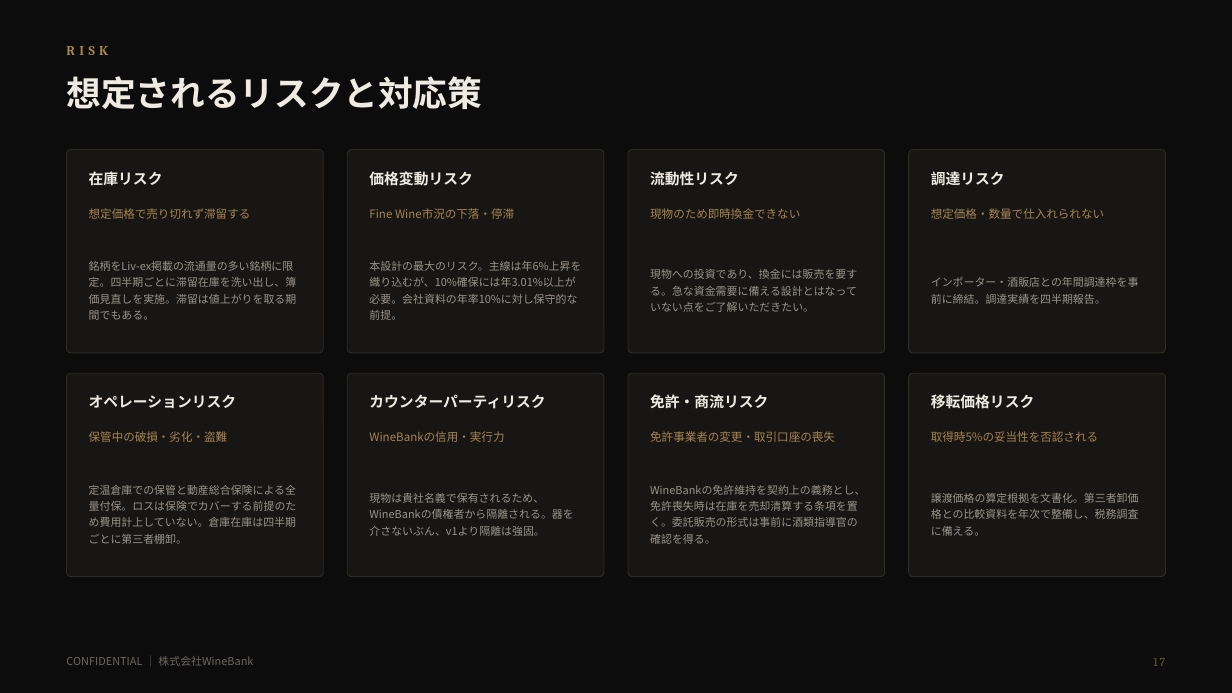
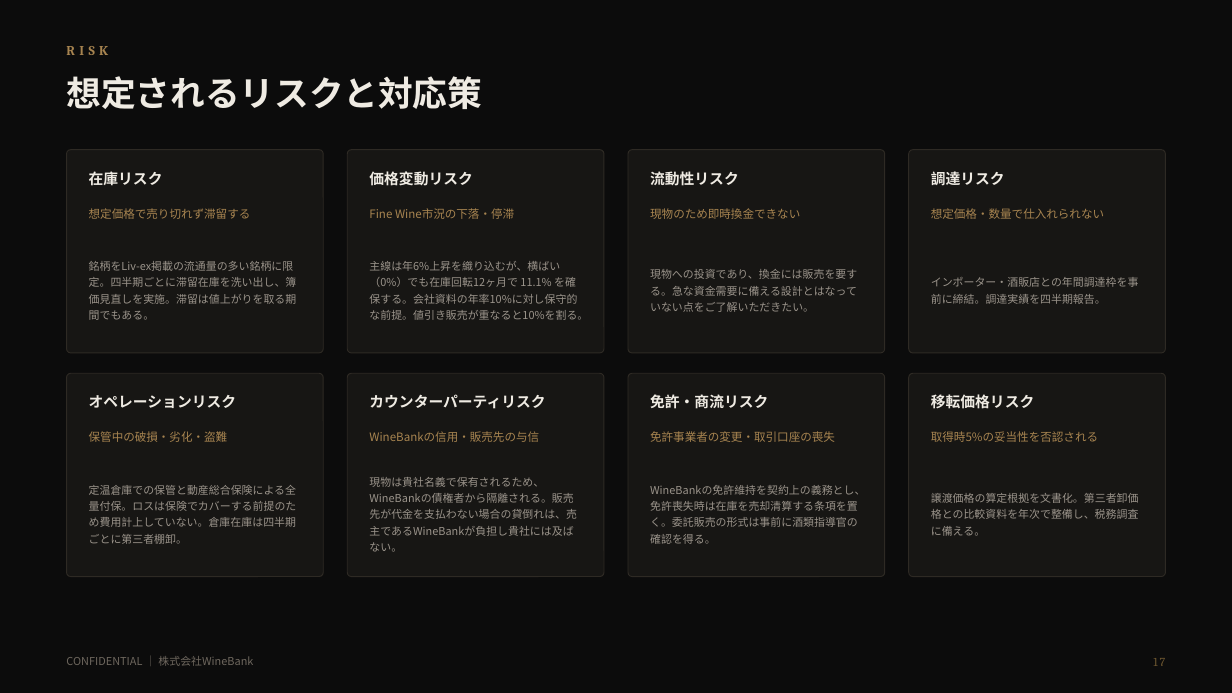
Before and after one commit to nakano-winebank/wine-auction, a slide deck: slide 18 of docs/wine-fund/WineBank_ワイン現物投資のご提案_倉持案_直接所有委託販売_1億円_20260820.pptx. Drawn at 1232x693 pixels with LibreOffice and Linux fonts; fonts in the diff are those of the drawing. Boxes give left, top, right and bottom in pixels: in the first picture for what was removed or moved away, otherwise in the second. Text is boxed around its words. In the diff, an @@ line names an element or a change of style, - is before the commit and + after.

Commit message:
倉持案v2：配分ティアを主線14.9%に組み直し、顧客への売主をWineBankに明記
【1】配分ティアの組み直し
主線（在庫回転12ヶ月）で投資家利回り15%弱とするため、12ヶ月の段を60%→48%に
引き下げた。12ヶ月の段だけを動かすと「12ヶ月以内48% < 18ヶ月未満50%」となり
回転が遅いほどWineBankの取り分が増える逆転が起きるため、ラダー全体を組み直した。

  70 / 60 / 50 / 40 / 30  →  70 / 59 / 48 / 38 / 28 / 18

9ヶ月の段を新設したのは、6ヶ月70%から12ヶ月48%へ一段で落とすと境界の段差が
22ポイントとなり、境界直前に値引きしてでも売り切る誘因が強くなりすぎるため。
段を挟むことで最大段差は11ポイントに収まる。

結果、投資家利回り（年率）は回転6〜36ヶ月で11.4〜15.4%となり、20%超過も
10%割れも生じない。主線12ヶ月は11.5%→14.9%。

これに伴い、値上がり前提の位置づけが変わった。投資家の取り分が増えたことで
横ばい（0%）でも主線で11.1%を確保するため、値上がりは10%確保の前提条件では
なくなった。10%を割る唯一の経路は値引き販売となる。値上がりページ・下振れページ・
リスクページ・まとめページの記述を実態に合わせて書き直した。

【2】顧客に対する売主をWineBankに明記
投資家が売買契約の当事者になると事務負担と回収リスクを負うため、問屋型の
委託販売として売主をWineBankとすることを資料上で明確にした。請求書発行・
代金回収・クレーム対応・返品はWineBankが行い、貸倒れもWineBankが負担する。
スキーム図・v1比較表・委託販売ページ・リスクページ・ご投資条件・まとめに反映。
委託販売では税務上の売上が委託者に立つため、消費税の取扱いを要確認事項に追加した。

全22枚をレンダリングして目視確認し、列幅の合計とティアの単調性を機械検証した。

```diff
--- a/docs/wine-fund/WineBank_ワイン現物投資のご提案_倉持案_直接所有委託販売_1億円_20260820.pptx
+++ b/docs/wine-fund/WineBank_ワイン現物投資のご提案_倉持案_直接所有委託販売_1億円_20260820.pptx
@@ text at (x1=369, y1=261, x2=588, y2=320): text changed @@
-本設計の最大のリスク。主線は年6%上昇を織り込むが、10%確保には年3.01%以上が必要。会社資料の年率10%に対し保守的な前提。
+主線は年6%上昇を織り込むが、横ばい（0%）でも在庫回転12ヶ月で 11.1% を確保する。会社資料の年率10%に対し保守的な前提。値引き販売が重なると10%を割る。
@@ text at (x1=369, y1=431, x2=539, y2=442): text changed @@
-WineBankの信用・実行力
+WineBankの信用・販売先の与信
@@ text at (x1=369, y1=477, x2=577, y2=552): text changed @@
-現物は貴社名義で保有されるため、WineBankの債権者から隔離される。器を介さないぶん、v1より隔離は強固。
+現物は貴社名義で保有されるため、WineBankの債権者から隔離される。販売先が代金を支払わない場合の貸倒れは、売主であるWineBankが負担し貴社には及ばない。
```
Also in this commit, not shown: 12 other slides changed, 4 other files.
